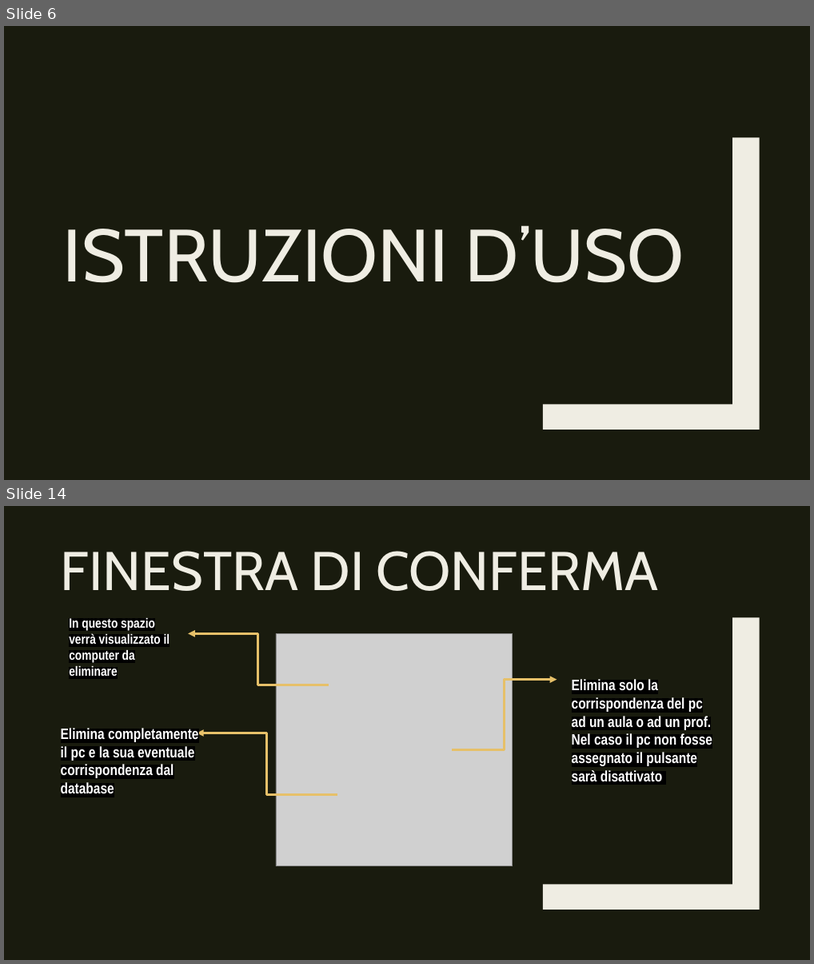
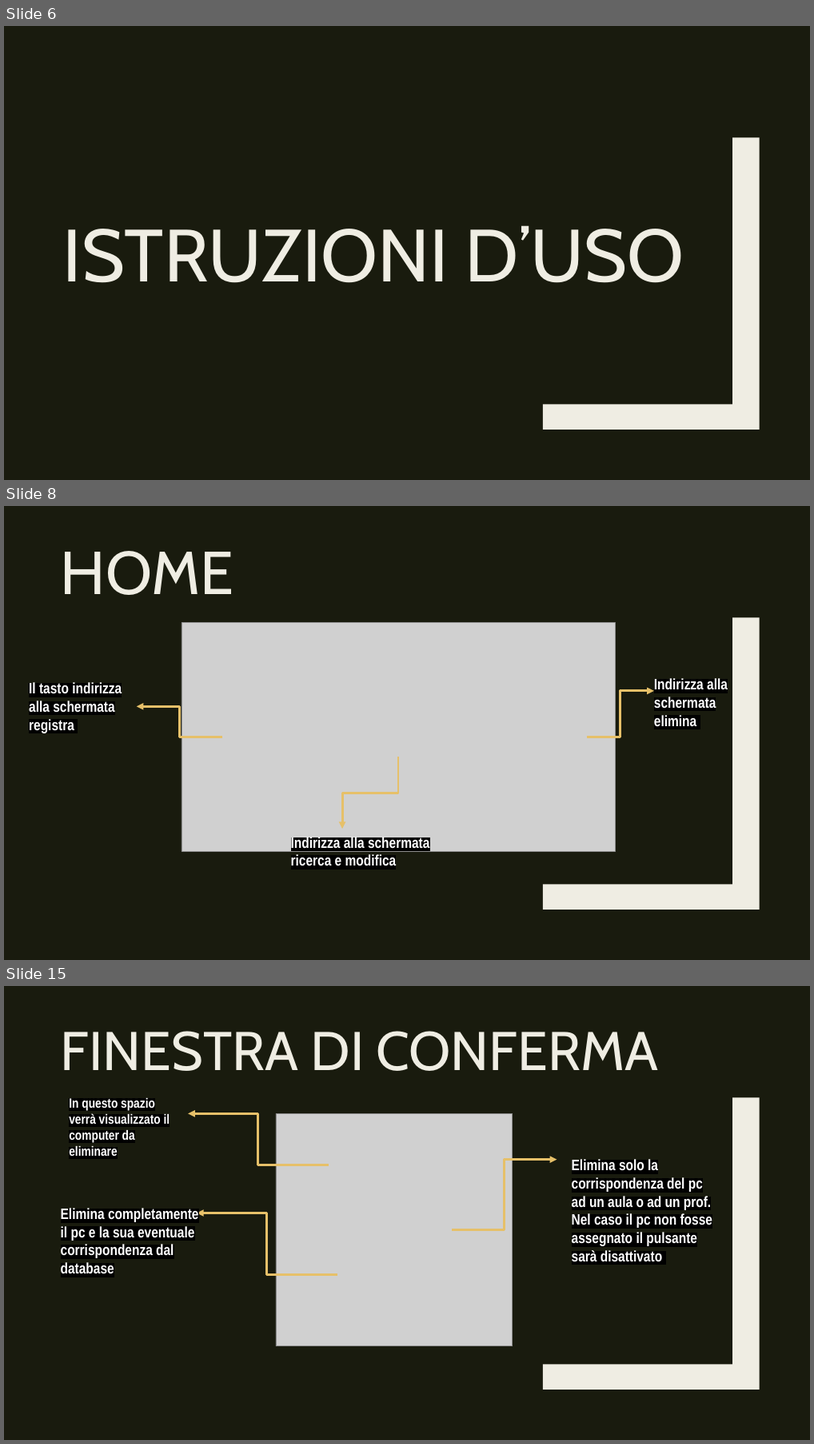
Before and after one commit to CamagniR/GestioneProgetto, a slide deck: DOCUMENTAZIONE/Presentazione GestioneProgetto.pptx. Shown one above the other, each under a label of ours: slides 6 and 14 before the commit, slides 6, 8 and 15 after it; the slides between them are not shown. The pictures are 814x964 and 814x1444 pixels, drawn with LibreOffice and Linux fonts; fonts in the diff are those of the drawing; grey boxes stand for pictures. Boxes give left, top, right and bottom in pixels: in the first picture for what was removed or moved away, otherwise in the second. Text is boxed around its words. In the diff, an @@ line names an element or a change of style, - is before the commit and + after.

```diff
--- a/DOCUMENTAZIONE/Presentazione GestioneProgetto.pptx
+++ b/DOCUMENTAZIONE/Presentazione GestioneProgetto.pptx
@@ slide 8 added at [4,506,810,960], background #191B0E; not listed: 1 template element that a slide beside it also shows @@
@@ title added at [61,551,234,595], 72 pt, text #EFEDE3 @@
+HOME
@@ picture added at [182,623,616,852] @@
@@ text added at [29,682,122,733], 18 pt, text #FFFFFF, bold @@
+Il tasto indirizza alla schermata registra
@@ elbow arrow added from (587, 737) to (654, 691), #E6C069 2.75 pt @@
@@ text added at [654,678,728,726], 18 pt, text #FFFFFF, bold @@
+Indirizza alla schermata elimina
@@ elbow arrow added from (222, 737) to (137, 706), #E6C069 2.75 pt @@
@@ elbow arrow added from (398, 757) to (342, 828), #E6C069 2.75 pt @@
@@ text added at [291,836,430,866], 18 pt, text #FFFFFF, bold @@
+Indirizza alla schermata ricerca e modifica
@@ what was slide 14 is now slide 15 @@
```
Also in this commit, not shown: 8 slides changed, 1 other slide added, 3 other files.
